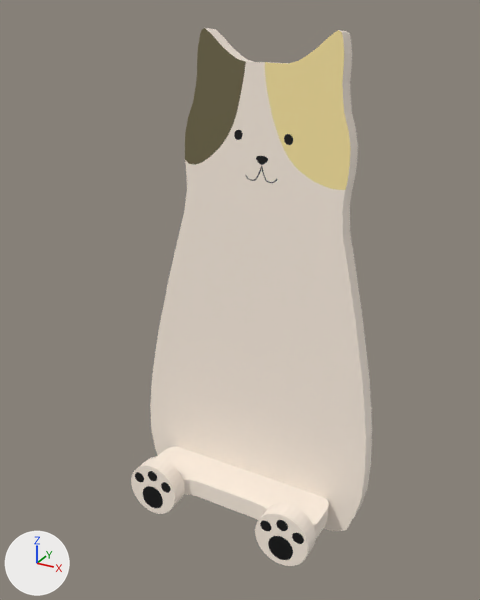
An edit to the Blender file 小海狸/斑斓/玩具系列/CatPhoneHolder.blend, drawn before and after from the same camera.
Camera for both pictures: a 50 mm camera at (0.074, -0.1434, 0.1331) aimed at (-0.01, 0.0093, 0.0567). Every picture has the same lights, and +X, +Y and +Z are marked at lower left. The first picture is the older version.

The scene before the commit, as lines of its bpy script (objects in view):
```python
me_cube = bpy.data.meshes.new('Cube')
me_cube.from_pydata(...)  # 60 vertices, 31 faces; spans x -0.0266..0.0, y -0.025..0.055, z -0.0025..0.0025
me_cube.materials.append(mat_material_002)  # pale yellow #fff2e4
me_cylinder = bpy.data.meshes.new('Cylinder')
me_cylinder.from_pydata(...)  # 192 vertices, 41 faces; spans x -0.0275..-0.0125, y 0.0..0.015, z 0.0..0.005
# faces by material slot: [37, 4]
me_cylinder.materials.append(mat_material_002)  # pale yellow #fff2e4
me_cylinder.materials.append(mat_material_003)  # black #000000
me_plane = bpy.data.meshes.new('Plane')
me_plane.from_pydata(...)  # 452 vertices, 140 faces; spans x -1.01..1.01, y 0.0..3.8, z 0.0..0.41
# faces by material slot: [2, 1, 104, 33]
me_plane.materials.append(mat_material)  # yellow #ffeaa3
me_plane.materials.append(mat_material_001)  # brown #716949
me_plane.materials.append(mat_material_002)  # pale yellow #fff2e4
me_plane.materials.append(mat_material_003)  # black #000000
# before: 381 (-0.59, 0.29, 0.41) at pixel (189, 450), 382 (0.59, 0.29, 0.41) at pixel (311, 492), 383 (0.59, 0.29, 0.0), 384 (-0.59, 0.29, 0.0), 385 (0.59, 0.15, 0.0)
# before: 386 (-0.59, 0.15, 0.0), 387 (-0.59, 0.15, 0.41), 388 (0.59, 0.15, 0.41)
ob_cube = bpy.data.objects.new('Cube', me_cube)
ob_cube.location = (0.0, 0.0063, 0.0067)
ob_cube.rotation_euler = (-0.075, 0.0, 0.0)  # degrees (-4.3, 0, 0)
_m = ob_cube.modifiers.new('Mirror', 'MIRROR')
ob_cylinder = bpy.data.objects.new('Cylinder', me_cylinder)
ob_cylinder.location = (0.0, -0.0191, 0.0011)
ob_cylinder.rotation_euler = (1.496, 0.0, 0.0)  # degrees (86, 0, 0)
_m = ob_cylinder.modifiers.new('Mirror', 'MIRROR')
_m.mirror_object = ob_plane
ob_plane = bpy.data.objects.new('Plane', me_plane)
ob_plane.location = (0.0, -0.0002, -0.0003)
ob_plane.rotation_euler = (1.496, 0.0, 0.0)  # degrees (86, 0, 0)
ob_plane.scale = (0.034, 0.034, 0.0121)
```
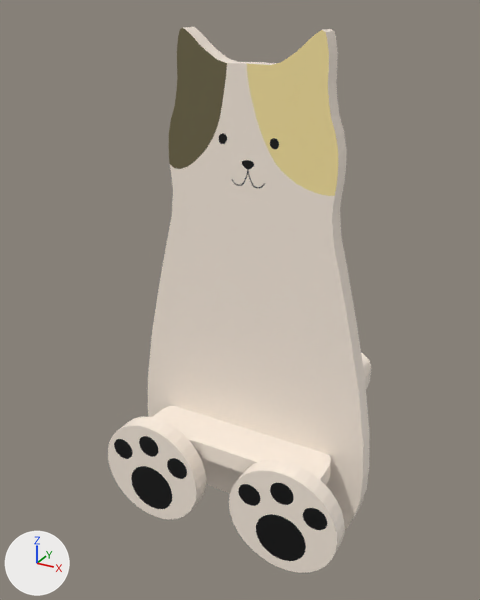
Pixel boxes (x1, y1, x2, y2) of what changed, in the pictures (480 x 600 px; the box of a moved part takes in the faces that stretch with it):
'Plane', reshaped, moved, turned
    before: (150, 28, 372, 531)
    after: (148, 27, 370, 530)
'Cylinder', reshaped, moved, turned, rescaled
    before: (131, 457, 316, 566)
    after: (108, 417, 345, 573)
'Cube', reshaped, moved, turned
    before: (156, 407, 372, 539)
    after: (153, 353, 371, 485)
part 1 of me_plane, moved or reshaped
    before: (150, 168, 366, 531)
    after: (148, 175, 363, 530)
part 3 of me_cube, moved or reshaped
    before: (156, 407, 372, 526)
    after: (153, 353, 371, 479)
part 4 of me_cube, moved or reshaped
    before: (183, 480, 329, 539)
    after: (189, 440, 331, 485)

The change, as a diff of the scene's bpy script:
```diff
--- a/小海狸/斑斓/玩具系列/CatPhoneHolder.blend.py
+++ b/小海狸/斑斓/玩具系列/CatPhoneHolder.blend.py
@@ me_plane @@
 me_plane.from_pydata(...)  # 452 vertices, 140 faces; spans x -1.01..1.01, y 0.0..3.8, z 0.0..0.41
 # used by ob_plane; location = (0.0, -0.0002, -0.0003); rotation_euler = (1.496, 0.0, 0.0), in degrees (86, 0, 0); scale = (0.034, 0.034, 0.0121)
+# me_plane part 1
+for i in [381, 384, 386, 387]: me_plane.vertices[i].co += Vector((-0.06, 0.44, 0.0))
+for i in [382, 383, 385, 388]: me_plane.vertices[i].co += Vector((0.06, 0.44, 0.0))
 me_plane.materials.append(mat_material)
@@ me_cylinder @@
 # used by ob_cylinder; location = (0.0, -0.0191, 0.0011); rotation_euler = (1.496, 0.0, 0.0), in degrees (86, 0, 0)
-me_cylinder.from_pydata(...)  # 192 vertices, 41 faces; spans x -0.0275..-0.0125, y 0.0..0.015, z 0.0..0.005
+me_cylinder.from_pydata(...)  # 192 vertices, 41 faces; spans x -0.0075..0.0075, y -0.0075..0.0075, z -0.0025..0.0025
+# me_cylinder part 2: the whole mesh is moved by (0.02, -0.0075, -0.0025)
 me_cylinder.materials.append(mat_material_002)
@@ me_cube @@
 # used by ob_cube; location = (0.0, 0.0063, 0.0067); rotation_euler = (-0.075, 0.0, 0.0), in degrees (-4.3, 0, 0)
-me_cube.from_pydata(...)  # 60 vertices, 31 faces; spans x -0.0266..0.0, y -0.025..0.055, z -0.0025..0.0025
+me_cube.from_pydata(...)  # 60 vertices, 31 faces; spans x -0.0266..0.0, y -0.019..0.056, z 0.02..0.025
+# me_cube part 3: all 14 vertices in x -0.02..0.0, y 0.04..0.055, z -0.0025..0.0025 are moved by (0.0, 0.001, 0.0225)
+# me_cube part 4: all 46 vertices in x -0.0266..0.0, y -0.025..-0.011, z -0.0025..0.0025 are moved by (0.0, 0.006, 0.0225)
 me_cube.materials.append(mat_material_002)
@@ ob_plane @@
 ob_plane = bpy.data.objects.new('Plane', me_plane)
-ob_plane.location = (0.0, -0.0002, -0.0003)
-ob_plane.rotation_euler = (1.496, 0.0, 0.0)  # degrees (86, 0, 0)
+ob_plane.location = (0.0, 0.0, 0.0)
+ob_plane.rotation_euler = (1.571, 0.0, 0.0)  # degrees (90, 0, 0)
 ob_plane.scale = (0.034, 0.034, 0.0121)
@@ ob_cylinder @@
 ob_cylinder = bpy.data.objects.new('Cylinder', me_cylinder)
-ob_cylinder.location = (0.0, -0.0191, 0.0011)
-ob_cylinder.rotation_euler = (1.496, 0.0, 0.0)  # degrees (86, 0, 0)
+ob_cylinder.location = (-0.02, -0.0215, 0.015)
+ob_cylinder.rotation_euler = (1.571, 0.0, 0.0)  # degrees (90, 0, 0)
+ob_cylinder.scale = (2.0, 2.0, 1.0)
 _m = ob_cylinder.modifiers.new('Mirror', 'MIRROR')
@@ ob_cube @@
 ob_cube = bpy.data.objects.new('Cube', me_cube)
-ob_cube.location = (0.0, 0.0063, 0.0067)
-ob_cube.rotation_euler = (-0.075, 0.0, 0.0)  # degrees (-4.3, 0, 0)
+ob_cube.location = (0.0, 0.0, 0.0)
 _m = ob_cube.modifiers.new('Mirror', 'MIRROR')
```
